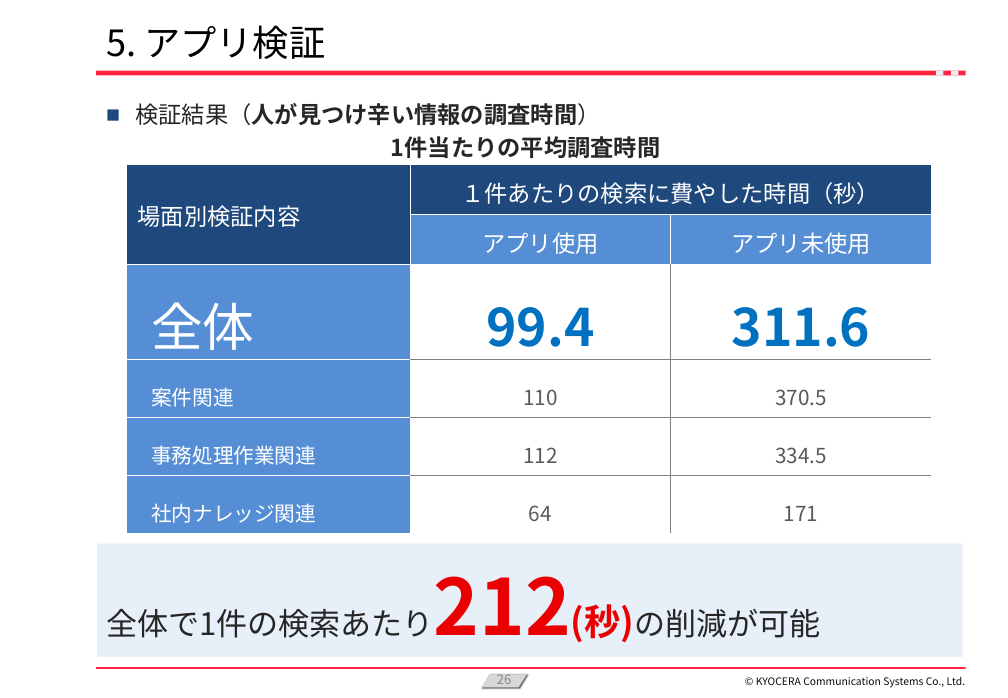
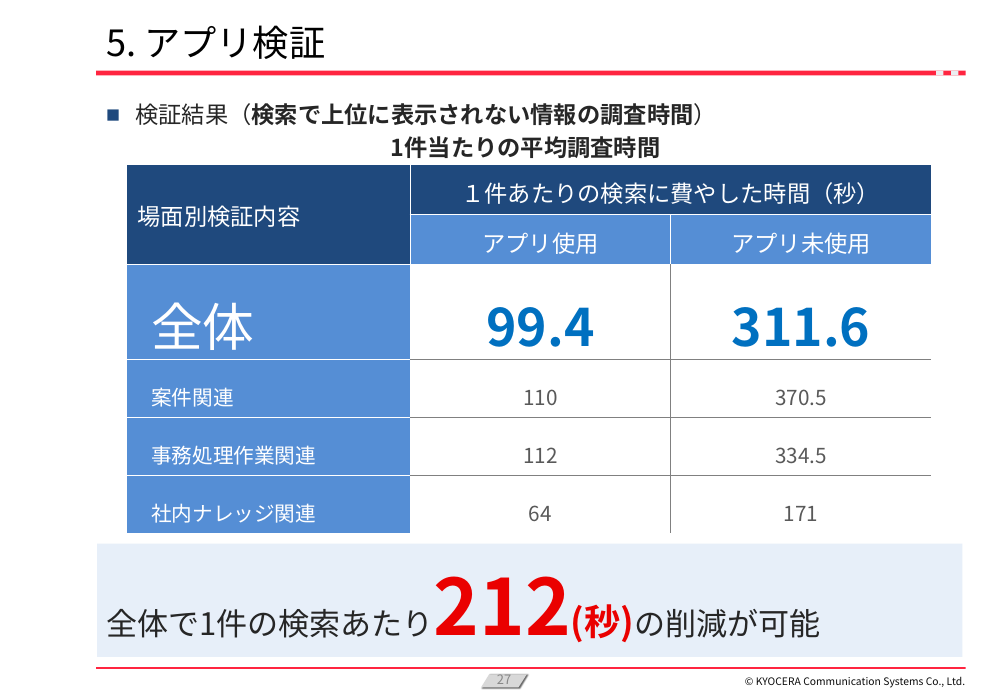
Before and after one commit to KanataOsako/SCSA, a slide deck: slide 27 of src/研究レポート/業務改善【大迫かなた】2024年予選会資料.pptx (slide 26 before the commit). Drawn at 1008x698 pixels with LibreOffice and Linux fonts; fonts in the diff are those of the drawing; background and template pictures are left out. Boxes give left, top, right and bottom in pixels: in the first picture for what was removed or moved away, otherwise in the second. Text is boxed around its words. In the diff, an @@ line names an element or a change of style, - is before the commit and + after.

```diff
--- a/src/研究レポート/業務改善【大迫かなた】2024年予選会資料.pptx
+++ b/src/研究レポート/業務改善【大迫かなた】2024年予選会資料.pptx
@@ text at <box>135,103,717,125</box>: text changed @@
-■ 検証結果（人が見つけ辛い情報の調査時間）
+■ 検証結果（検索で上位に表示されない情報の調査時間）
@@ page number at <box>497,674,511,689</box>: text changed @@
-26
+27
```
Also in this commit, not shown: 29 other slides changed, 3 slides added, 1 slide removed, 1 other file.
